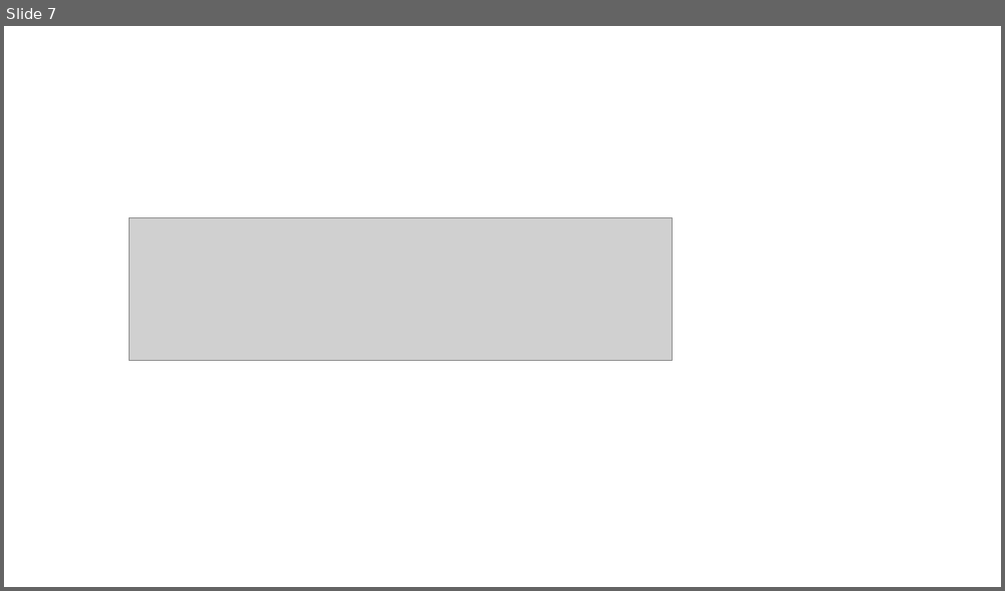
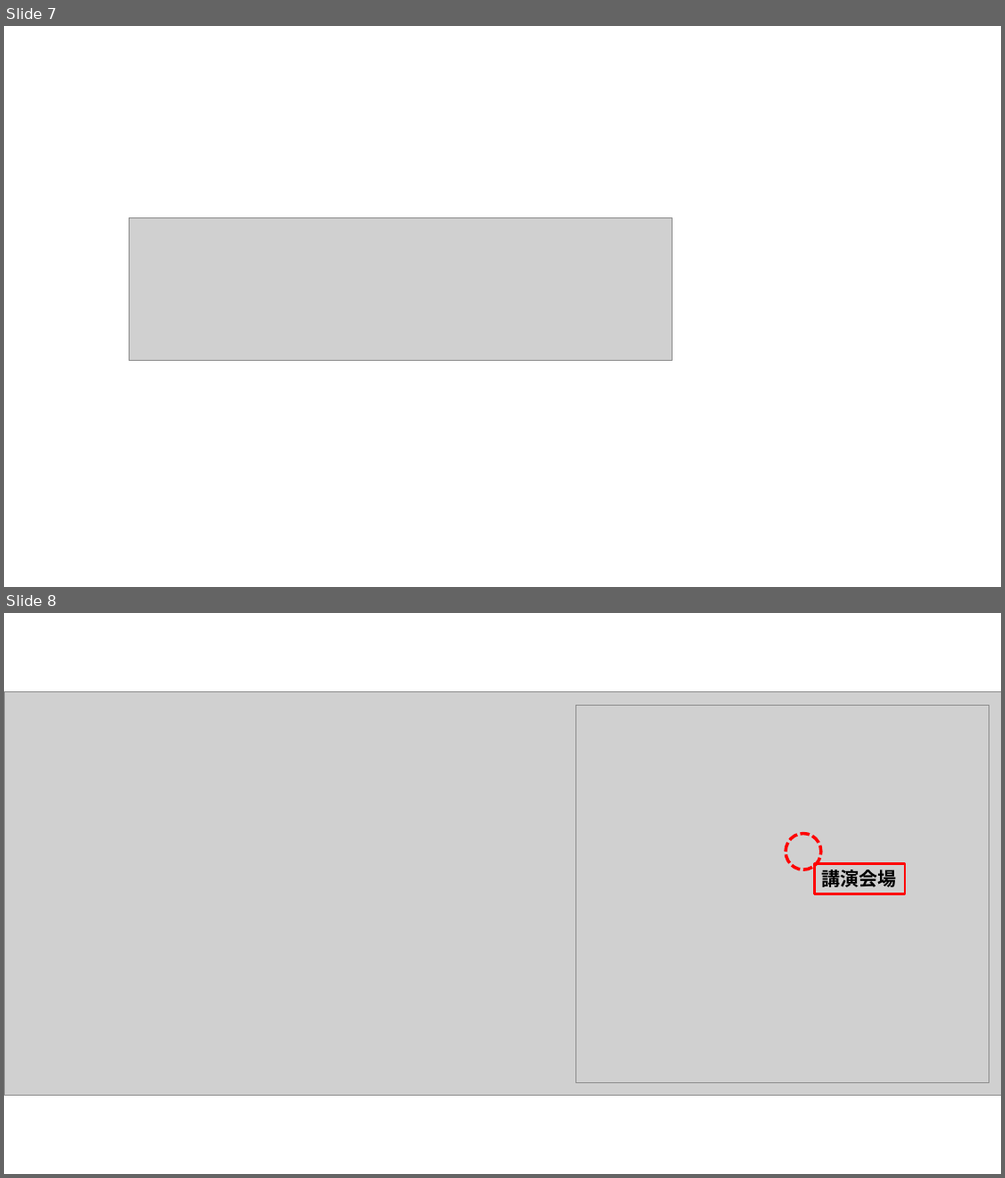
Before and after one commit to NLR-biology/NLR-biology.github.io, a slide deck: docs/assets/images/logo.pptx. Shown one above the other, each under a label of ours: slide 7 before the commit, slides 7 and 8 after it. The pictures are 1005x591 and 1005x1178 pixels, drawn with LibreOffice and Linux fonts; fonts in the diff are those of the drawing; grey boxes stand for pictures. Boxes give left, top, right and bottom in pixels: in the first picture for what was removed or moved away, otherwise in the second. Text is boxed around its words. In the diff, an @@ line names an element or a change of style, - is before the commit and + after.

```diff
--- a/docs/assets/images/logo.pptx
+++ b/docs/assets/images/logo.pptx
@@ slide 8 added at (4,613,1001,1174), background #FFFFFF @@
@@ group added at (4,691,1001,1094): 2 pictures, 1 ellipse, 1 rectangle @@
+講演会場
```
Also in this commit, not shown: 2 other files.
